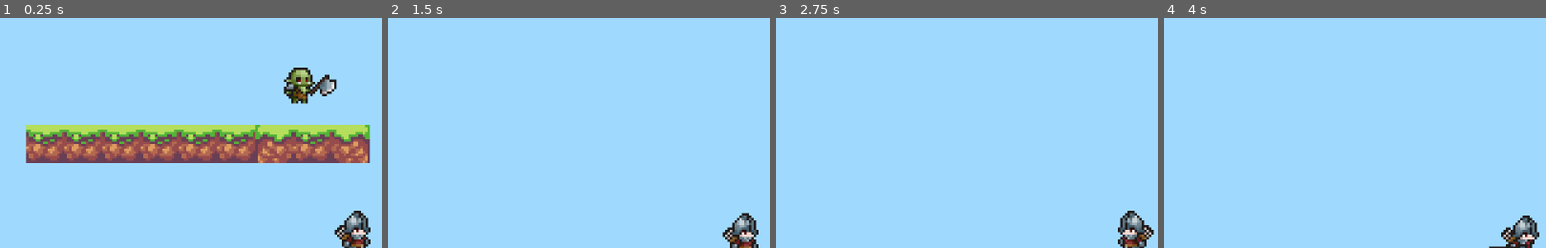
Above: before the commit, frames 1-4 (left to right).
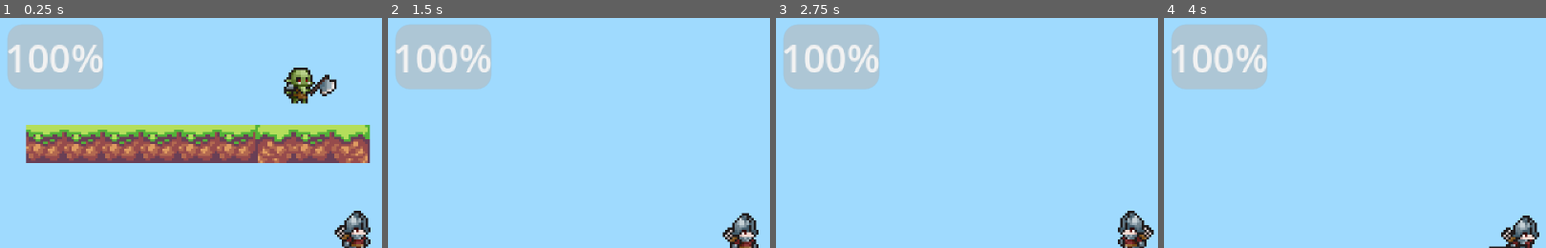
Above: after the commit, the same moments.

Repository: eugene-kotyashov/platformer-2d-godot
Game: Godot game, scene res://main_scene.tscn
Two runs of this game, one before a commit and one after it. Both use one fixed random seed, a clock stepped at 60 frames per second and the inputs below.
Inputs:
- Up to frame 1 (0.25 s): no input
- Up to frame 2 (1.5 s): tap Enter (ui_accept) at 0.5, 0.6, 0.77, 1.07 s; hold Right (ui_right) from 0.53 s (still down); tap A (attack) at 1.35 s
- Up to frame 3 (2.75 s): tap Enter (ui_accept) at 1.52, 1.55, 1.82, 2.1 s; release Right (ui_right) at 2.03 s; hold Left (ui_left) from 2.03 s (still down)
- Up to frame 4 (4 s): release Left (ui_left) at 2.78 s; hold Right (ui_right) from 2.78 s (still down); tap A (attack) at 2.85 s; tap Enter (ui_accept) at 3.02, 3.05, 3.32, 3.6, 3.77 s
The pictures show only the part of the screen within x 3-53%, y 0-50%; the shares and areas given below are measured in that part.

The runs differ from the first frame. In frame 1, 6.8% of the frame differs, in the area x 2-27%, y 2-32%; in frame 2, 6.8%; in frame 3, 6.8%; in frame 4, 6.8%.

Commit message:
added health bar for a player

Diff:
--- a/character_controller.gd
+++ b/character_controller.gd
@@ -3,6 +3,10 @@
 
 @export var move_direction : float = 1
 var is_alive: bool = true
+@export var max_health : float = 100
+var health: float
+
+signal health_changed
 
 func get_attack_damage():
 	pass
--- a/enemy/enemy_controller.gd
+++ b/enemy/enemy_controller.gd
@@ -1,6 +1,5 @@
 extends CharacterController
 
-@export var max_health: float = 100
 @export var attack_damage: float = 10
 @export var state_machine: StateMachine
 @onready var animations: AnimatedSprite2D = $AnimatedSprite2D
@@ -14,8 +13,6 @@
 
 var target_player: CharacterController
 var gravity: Vector2 = Vector2(0, 100)
-
-var health: float
 
 func _ready() -> void:
 	health = max_health
--- a/main_scene.tscn
+++ b/main_scene.tscn
@@ -3,6 +3,7 @@
 [ext_resource type="PackedScene" uid="uid://desh00nq3piyw" path="res://enemy/enemy.tscn" id="1_gyfs4"]
 [ext_resource type="PackedScene" uid="uid://ddpkv74m0hoto" path="res://player/player.tscn" id="2_d5x1h"]
 [ext_resource type="Texture2D" uid="uid://u4ucqskeo23k" path="res://art/tileset.png" id="3_8mm7a"]
+[ext_resource type="Script" uid="uid://cacuhu6ctjsob" path="res://ui.gd" id="4_d5x1h"]
 
 [sub_resource type="TileSetAtlasSource" id="TileSetAtlasSource_sb12i"]
 texture = ExtResource("3_8mm7a")
@@ -293,3 +294,19 @@
 [node name="RightWall" type="CollisionShape2D" parent="WorldBoundary" unique_id=1359041523]
 position = Vector2(220, 8)
 shape = SubResource("WorldBoundaryShape2D_4ptq8")
+
+[node name="CanvasLayer" type="CanvasLayer" parent="." unique_id=1945028288 node_paths=PackedStringArray("player", "health_bar")]
+script = ExtResource("4_d5x1h")
+player = NodePath("../Player")
+health_bar = NodePath("MarginContainer/ProgressBar")
+
+[node name="MarginContainer" type="MarginContainer" parent="CanvasLayer" unique_id=1257421500]
+offset_left = 14.0
+offset_top = 10.0
+offset_right = 54.0
+offset_bottom = 50.0
+
+[node name="ProgressBar" type="ProgressBar" parent="CanvasLayer/MarginContainer" unique_id=1258469745]
+layout_mode = 2
+
+[connection signal="health_changed" from="Player" to="CanvasLayer" method="_on_player_health_changed"]
--- a/player/player_controller.gd
+++ b/player/player_controller.gd
@@ -5,12 +5,10 @@
 @onready var animations : AnimatedSprite2D = $AnimatedSprite2D
 @onready var hurtbox : Area2D = $Hurtbox
 @onready var attack1_damage : float = 20
-@export var max_health : float = 100
-var health: float
+
 
 #@onready var state_machine : StateMachine = $StateMachine
 var gravity: Vector2 = Vector2(0, 100)
-
 
 func get_attack_damage():
 	return attack1_damage
@@ -19,6 +17,7 @@
 	scale.x = 1
 	velocity = Vector2.ZERO
 	health = max_health
+	emit_signal("health_changed")
 
 func update_move_dir_from_input():
 	var dir_input = Input.get_axis("ui_left", "ui_right")
@@ -60,7 +59,7 @@
 		state_machine.transition("air_state")
 		return
 	if Input.is_action_just_pressed("ui_accept"):
-		print("ui_accept")
+		# print("ui_accept")
 		if is_on_floor():
 			state_machine.transition("jump_state")
 			return
@@ -86,6 +85,7 @@
 		print(name, " is hit by ", hitter.name )
 		var incoming_damage = hitter.get_attack_damage()
 		health -= incoming_damage
+		emit_signal("health_changed")
 		print(name, " received damage ",
 		incoming_damage, " health left ", health)
 		if health > 0:
--- /dev/null
+++ b/ui.gd
@@ -0,0 +1,9 @@
+extends CanvasLayer
+
+@export var player: CharacterController
+@export var health_bar: ProgressBar
+
+func _on_player_health_changed():
+	if health_bar:
+		health_bar.value = 100* player.health / player.max_health
+	# print("ui: health changed")
Not shown, added: ui.gd.uid
